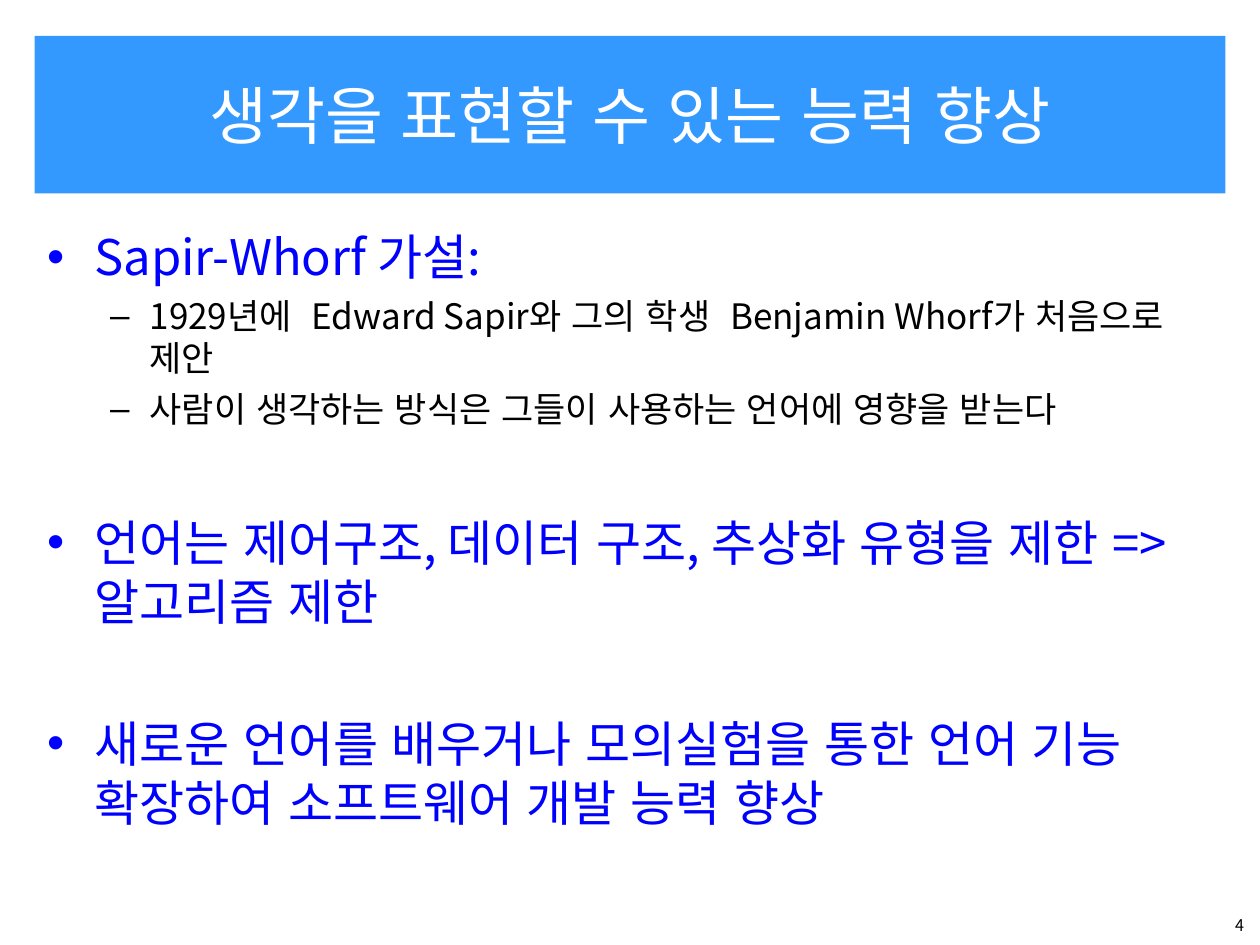
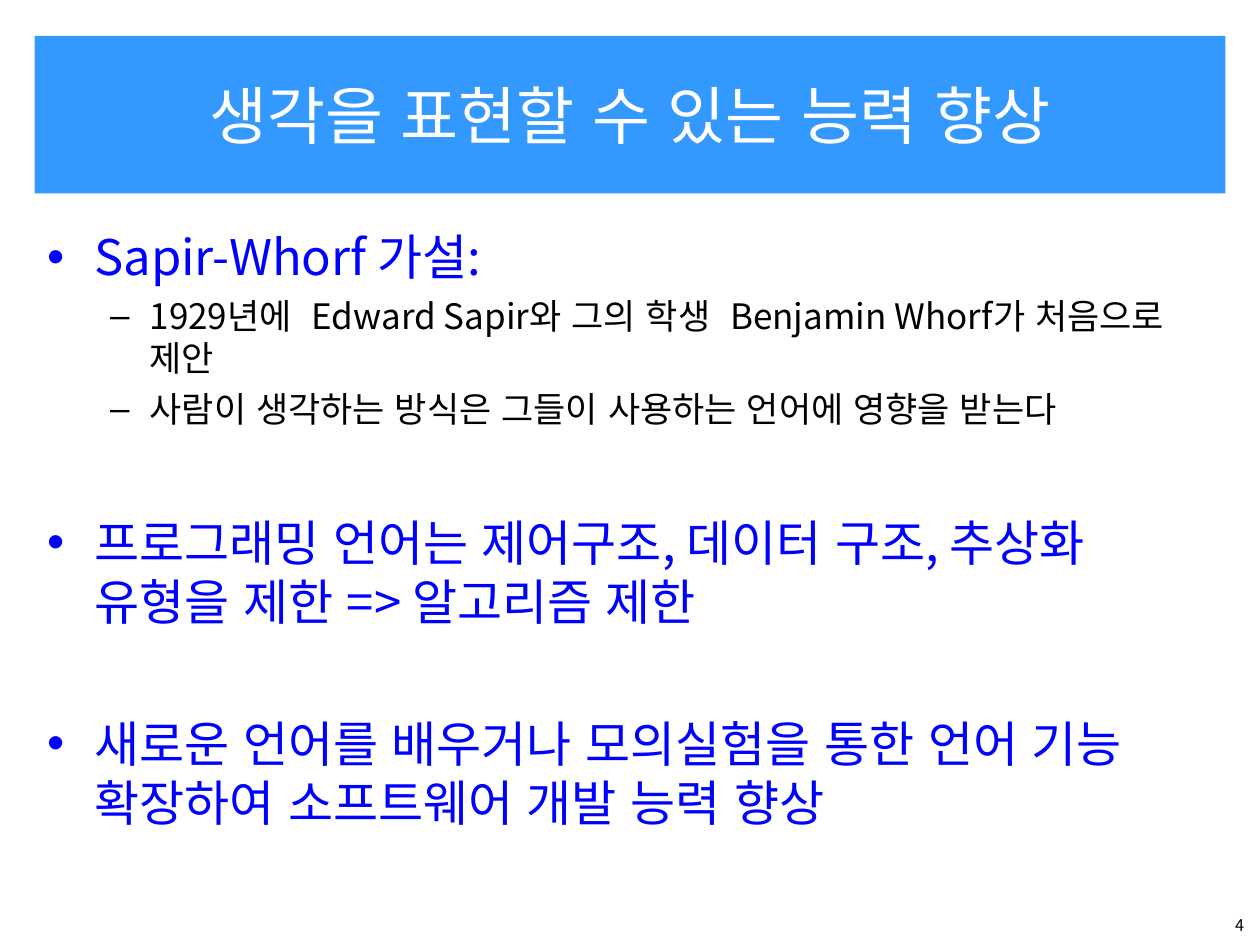
Before and after one commit to OOPSLA-SCH/OOPSLA-SCH.github.io, a slide deck: slide 4 of lecture/20s/pl20s/pl20s-ch1-1.ppt. Drawn at 1260x945 pixels with LibreOffice and Linux fonts; fonts in the diff are those of the drawing. Boxes give left, top, right and bottom in pixels: in the first picture for what was removed or moved away, otherwise in the second. Text is boxed around its words. In the diff, an @@ line names an element or a change of style, - is before the commit and + after.

```diff
--- a/lecture/20s/pl20s/pl20s-ch1-1.ppt
+++ b/lecture/20s/pl20s/pl20s-ch1-1.ppt
@@ text at bbox=[94, 520, 1085, 624]: text changed @@
-• 언어는 제어구조, 데이터 구조, 추상화 유형을 제한 => 알고리즘 제한
+• 프로그래밍 언어는 제어구조, 데이터 구조, 추상화 유형을 제한 => 알고리즘 제한
```
Also in this commit, not shown: 8 other slides changed, 4 slides added, 1 slide removed, 6 other files.
